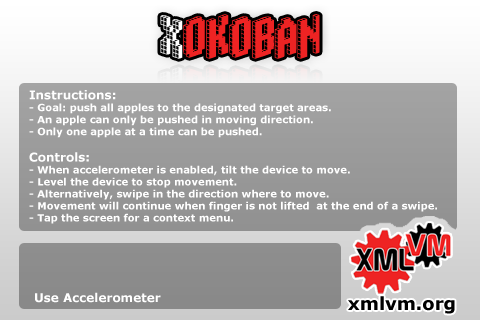
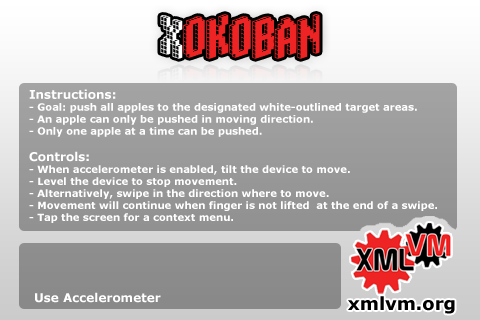
The second 480×320 image is a revision of the first. Changes to its layers:
renamed "Instructions: - Goal: push all" to "Instructions: - Goal: push all apples to the designated white-o", painted on it over (29, 89, 437, 224)
